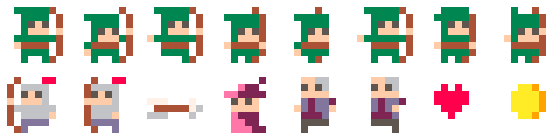
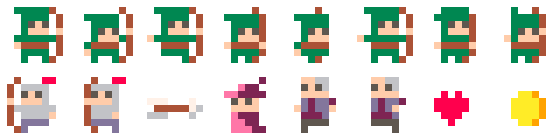
Layer changes from the first 560×140 image to the second:
removed layer "Pasted Layer" over [511, 84, 546, 119]
painted on "a" over [434, 84, 546, 126]
